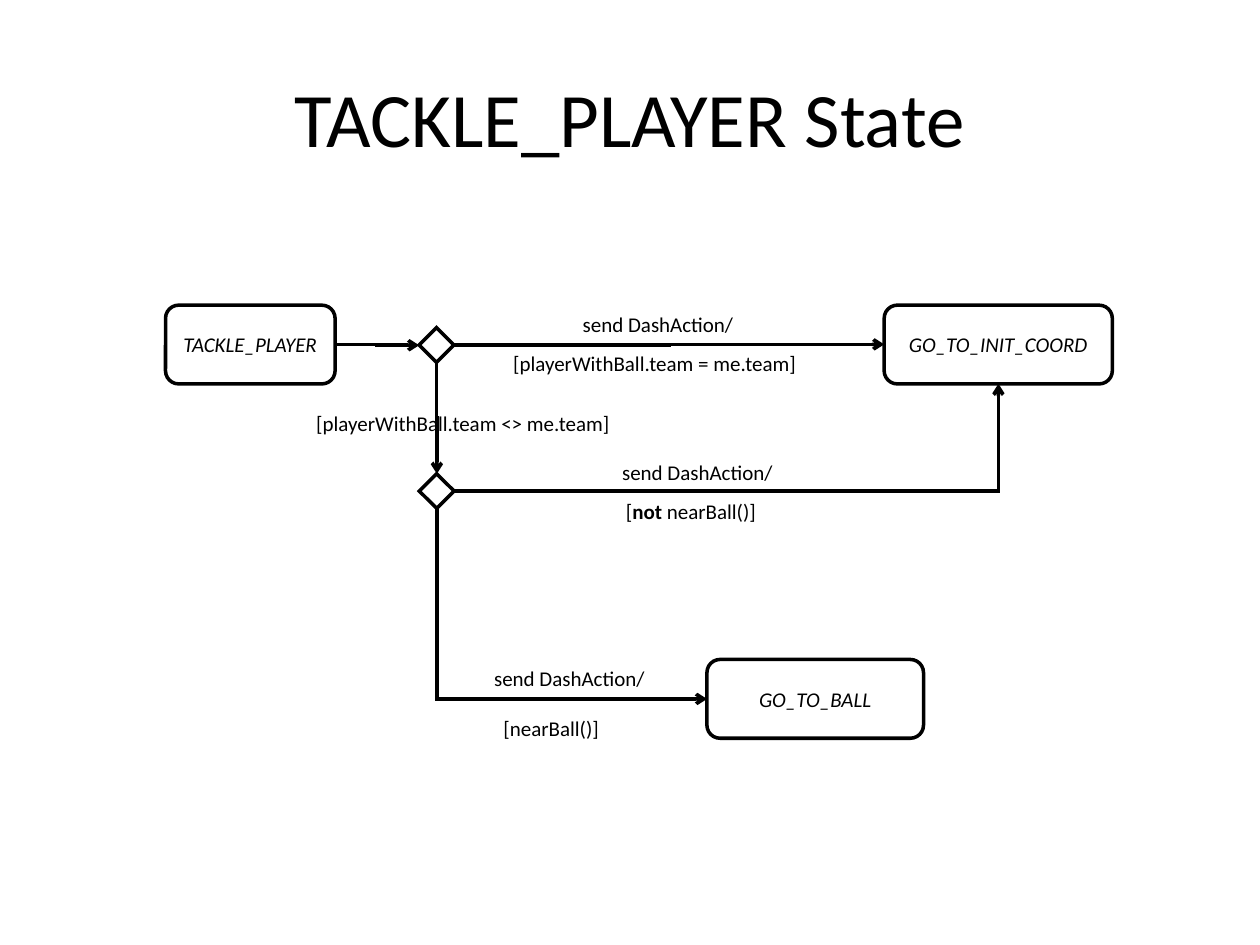
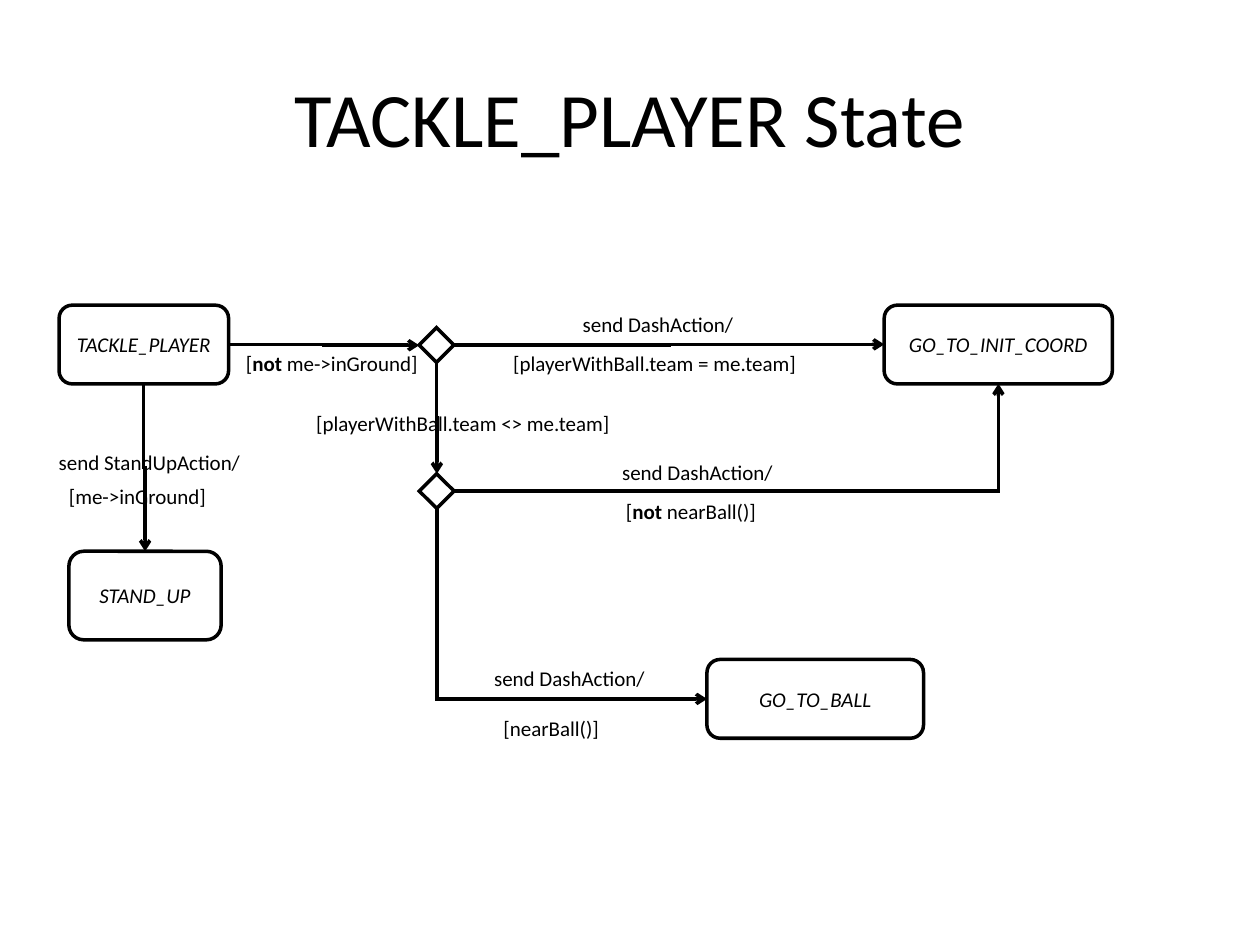
Before and after one commit to krishprince/rollerslam, a slide deck: slide 5 of docs/AgentActionsPerceptions/PlayerStrategyStateMachine.ppt. Drawn at 1260x945 pixels with LibreOffice and Linux fonts; fonts in the diff are those of the drawing. Boxes give left, top, right and bottom in pixels: in the first picture for what was removed or moved away, otherwise in the second. Text is boxed around its words. In the diff, an @@ line names an element or a change of style, - is before the commit and + after.

```diff
--- a/docs/AgentActionsPerceptions/PlayerStrategyStateMachine.ppt
+++ b/docs/AgentActionsPerceptions/PlayerStrategyStateMachine.ppt
@@ rounded rectangle "TACKLE_PLAYER": place and size @@
-rounded rectangle "TACKLE_PLAYER" at [165,305,335,383]
+rounded rectangle "TACKLE_PLAYER" at [59,305,229,383]
@@ elbow arrow moved from (335, 344) - (420, 345) to (228, 344) - (420, 345) @@
@@ text added at [246,356,418,374], 12 pt, text #000000 @@
+[not me->inGround]
@@ elbow arrow added from (144, 384) to (145, 552), #000000 2.01 pt @@
@@ text added at [59,452,240,476], 12 pt, text #000000 @@
+send StandUpAction/
@@ text added at [69,487,206,511], 12 pt, text #000000 @@
+[me->inGround]
@@ rounded rectangle added at [69,552,222,640], fill #FFFFFF, outline #000000 2.01 pt, 12 pt, text #000000, italic @@
+STAND_UP
```
Also in this commit, not shown: 3 other slides changed.
